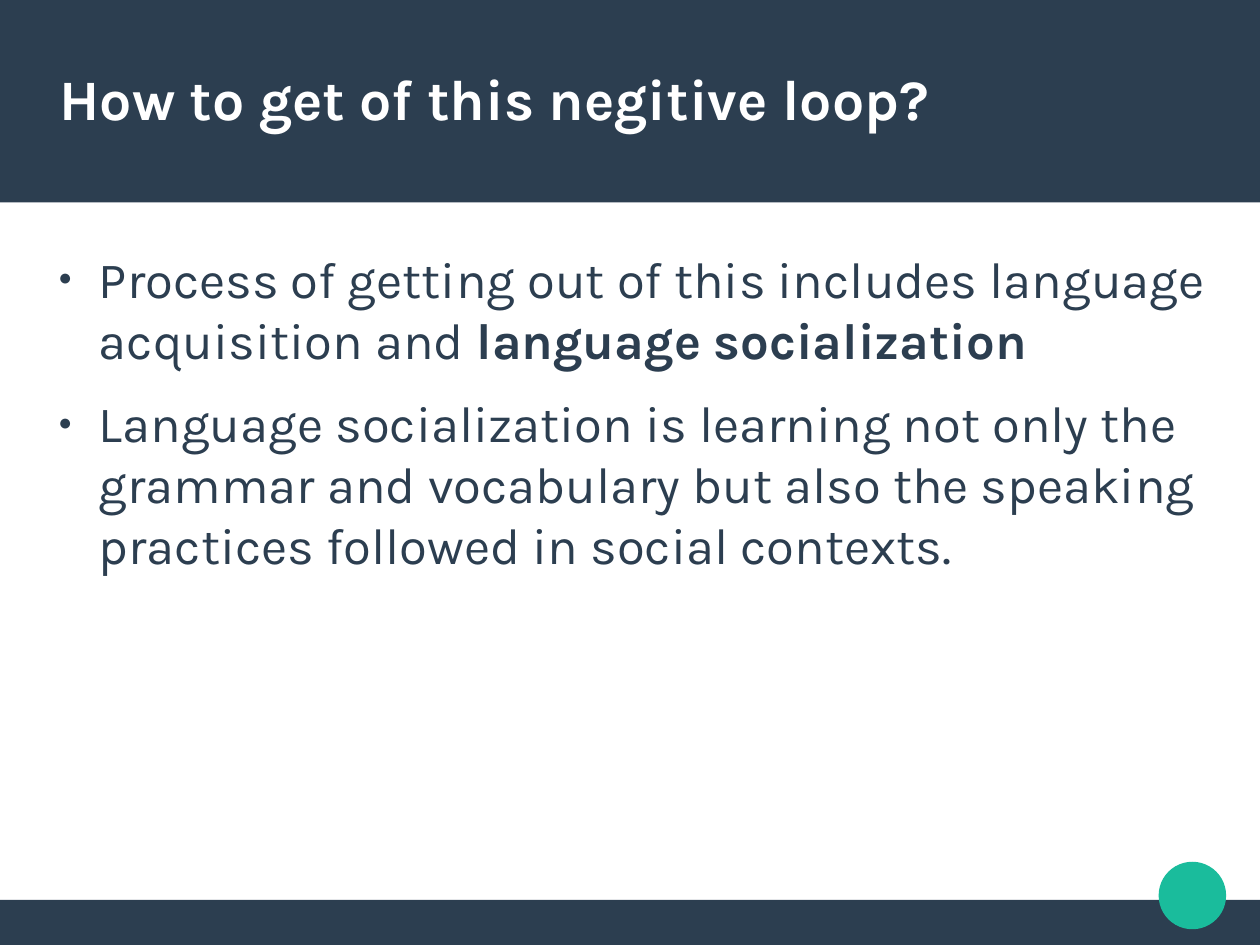
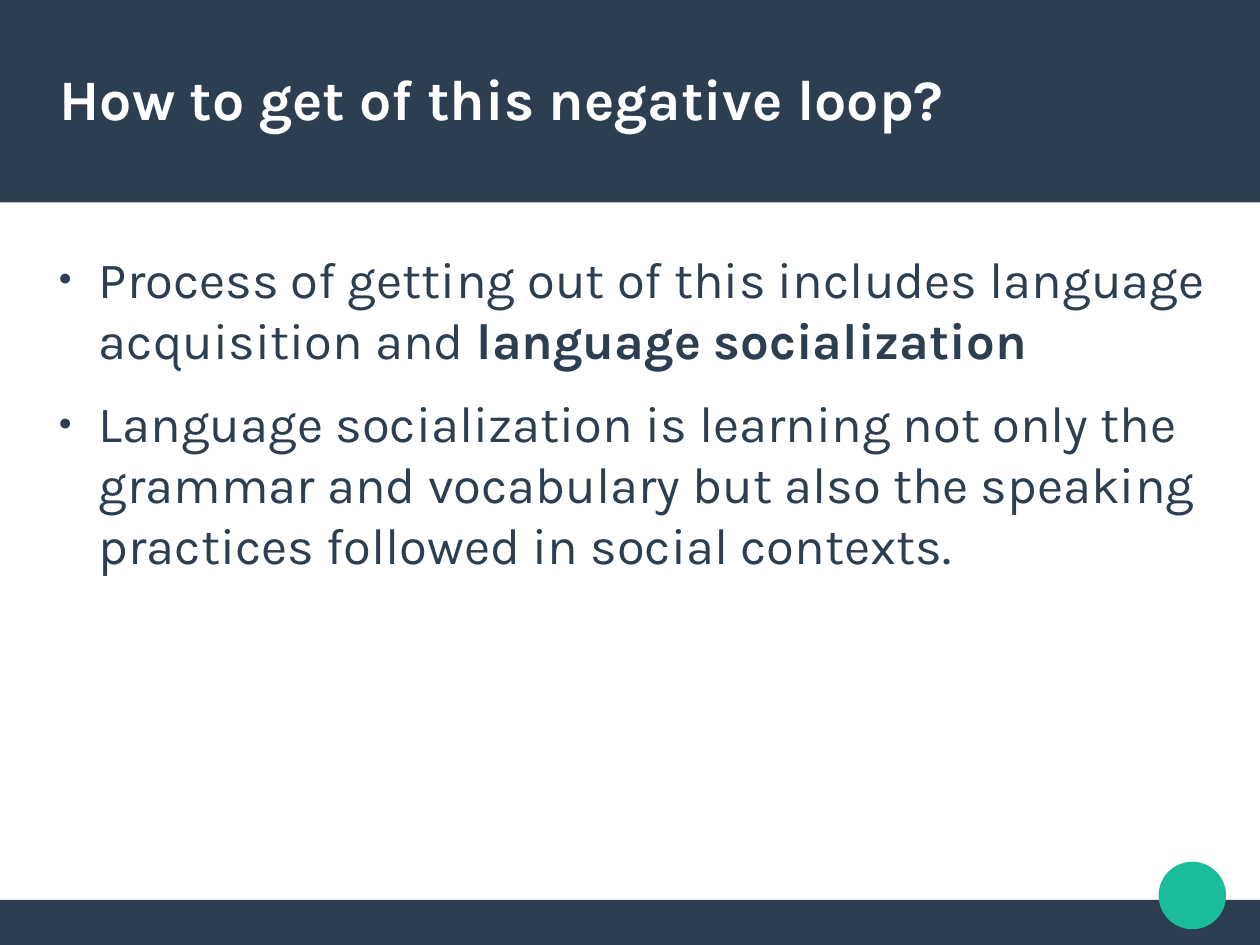
Before and after one commit to abhigyanghosh30/Linguistics-NOte, a slide deck: slide 9 of Presentations/Tingu paper presentation.odp (slide 8 before the commit). Drawn at 1260x945 pixels with LibreOffice and Linux fonts; fonts in the diff are those of the drawing. Boxes give left, top, right and bottom in pixels: in the first picture for what was removed or moved away, otherwise in the second. Text is boxed around its words. In the diff, an @@ line names an element or a change of style, - is before the commit and + after.

```diff
--- a/Presentations/Tingu paper presentation.odp
+++ b/Presentations/Tingu paper presentation.odp
@@ title at [59, 79, 943, 134]: text changed @@
-How to get of this negitive loop?
+How to get of this negative loop?
```
Also in this commit, not shown: 9 other slides changed, 1 slide added, 2 other files.
